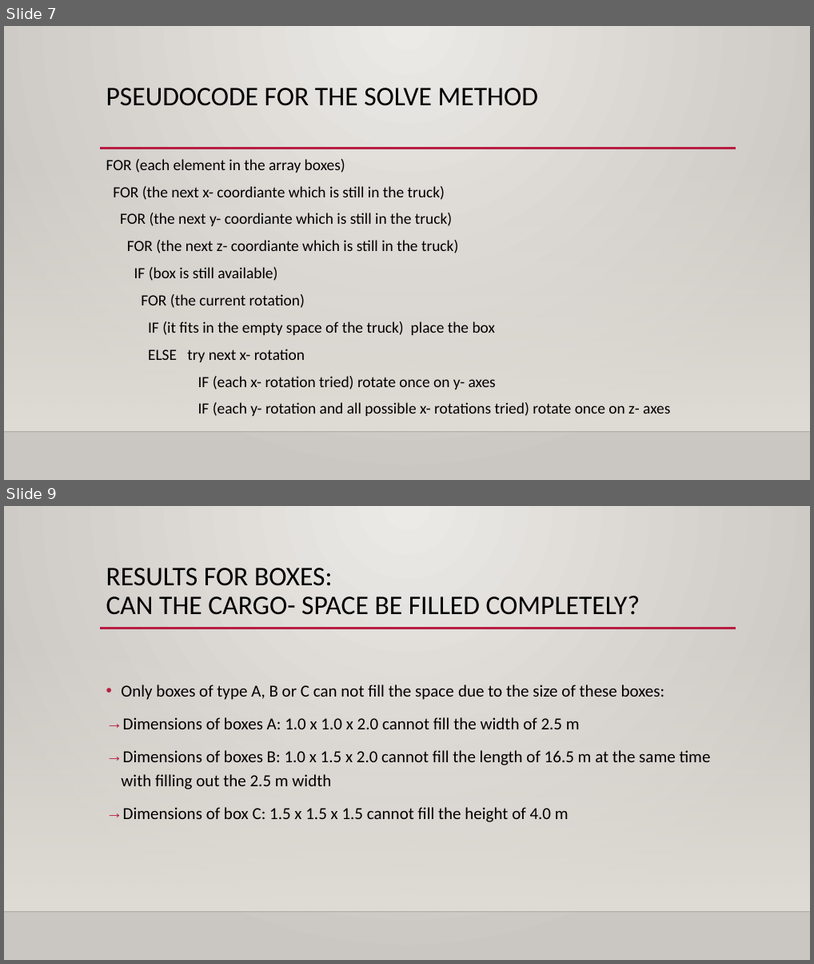
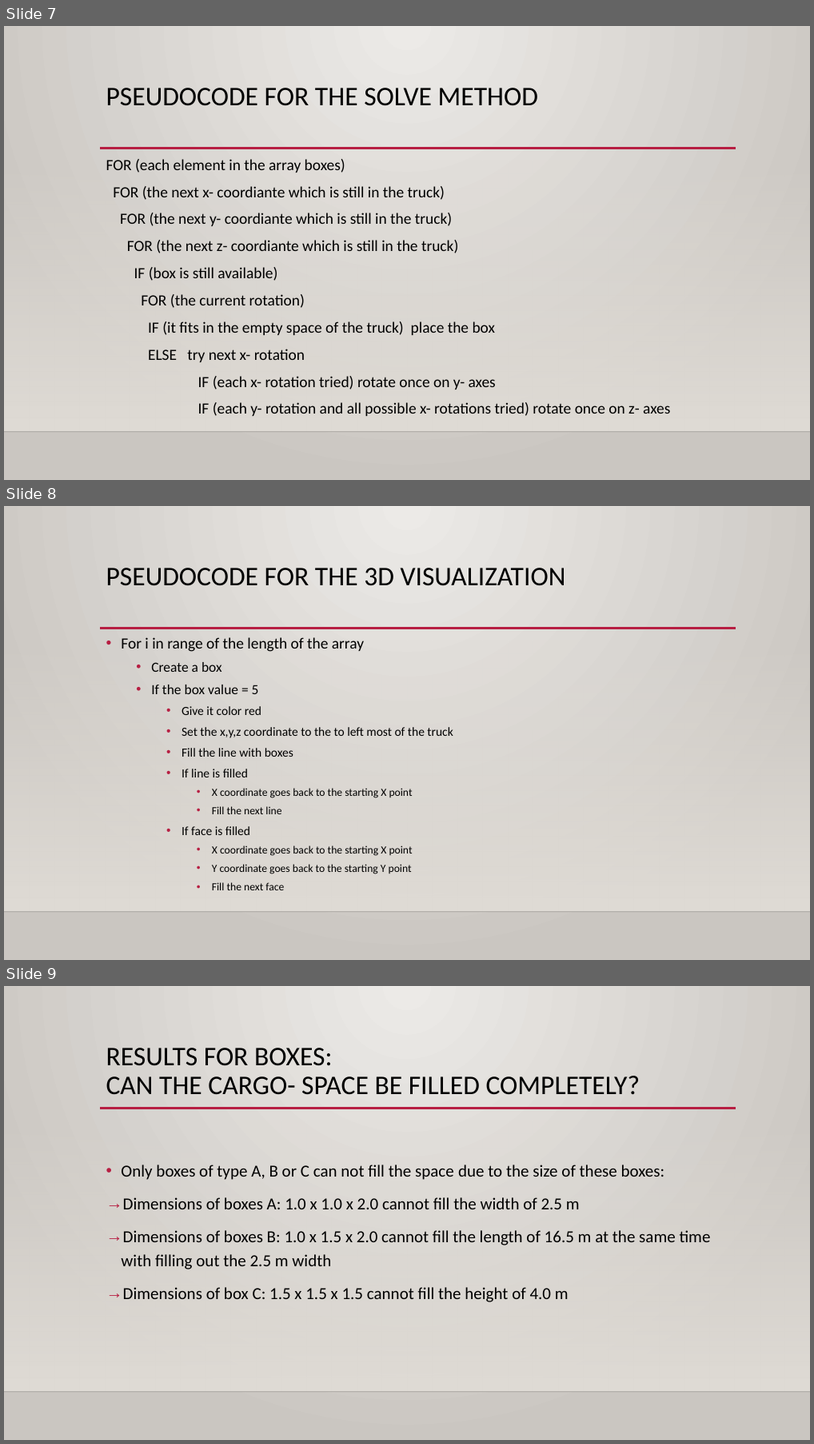
Before and after one commit to 31l3311/Pentominoes, a slide deck: project 3.pptx. Shown one above the other, each under a label of ours: slides 7 and 9 before the commit, slides 7, 8 and 9 after it; the slides between them are not shown. The pictures are 814x964 and 814x1444 pixels, drawn with LibreOffice and Linux fonts; fonts in the diff are those of the drawing; background and template pictures are left out. Boxes give left, top, right and bottom in pixels: in the first picture for what was removed or moved away, otherwise in the second. Text is boxed around its words. In the diff, an @@ line names an element or a change of style, - is before the commit and + after.

```diff
--- a/project 3.pptx
+++ b/project 3.pptx
@@ slide 8 added at (4, 506, 810, 960), background gradient #ECEAE7 to #CAC7C1; not listed: 3 template elements that a slide beside it also shows @@
@@ title added at (106, 568, 566, 586), 32 pt, text #000000 @@
+PSEUDOCODE FOR THE 3D VISUALIZATION
@@ text added at (121, 637, 453, 890), 12.9 pt, text #000000 @@
+• For i in range of the length of the array
+  • Create a box
+  • If the box value = 5
+    • Give it color red
+    • Set the x,y,z coordinate to the to left most of the truck
+    • Fill the line with boxes
+    • If line is filled
+      • X coordinate goes back to the starting X point
+      • Fill the next line
+    • If face is filled
+      • X coordinate goes back to the starting X point
+      • Y coordinate goes back to the starting Y point
+      • Fill the next face
```
Also in this commit, not shown: 8 slides changed, 9 other slides added, 2 slides removed.
